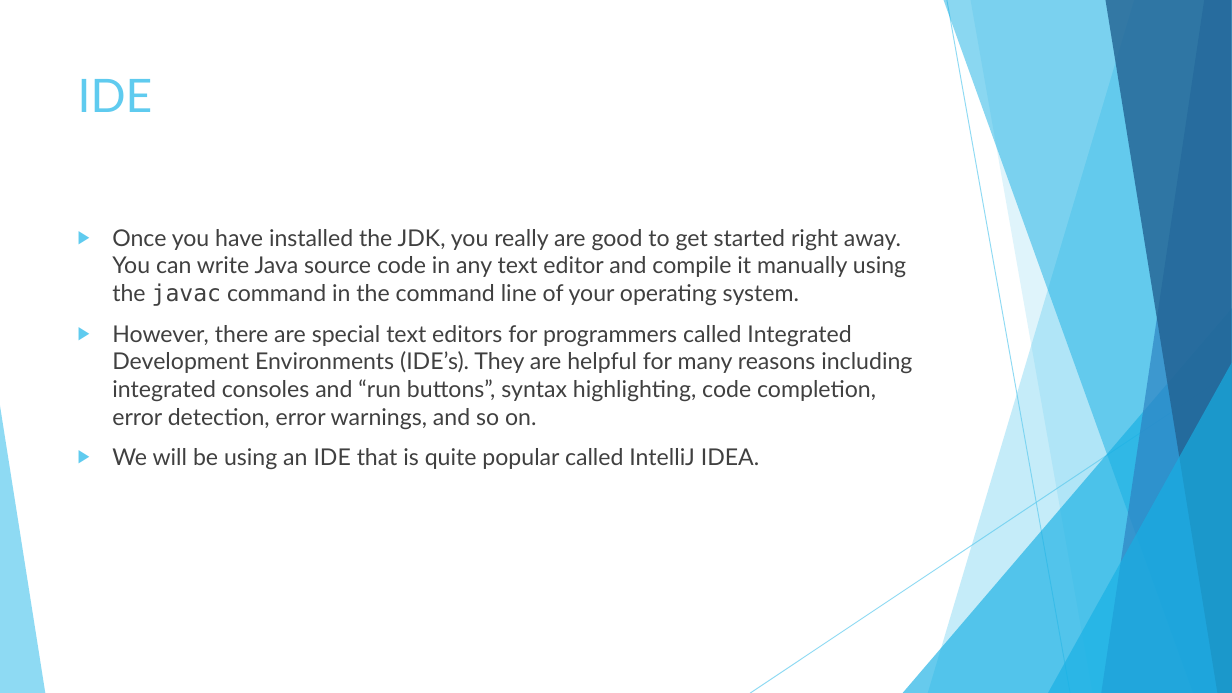
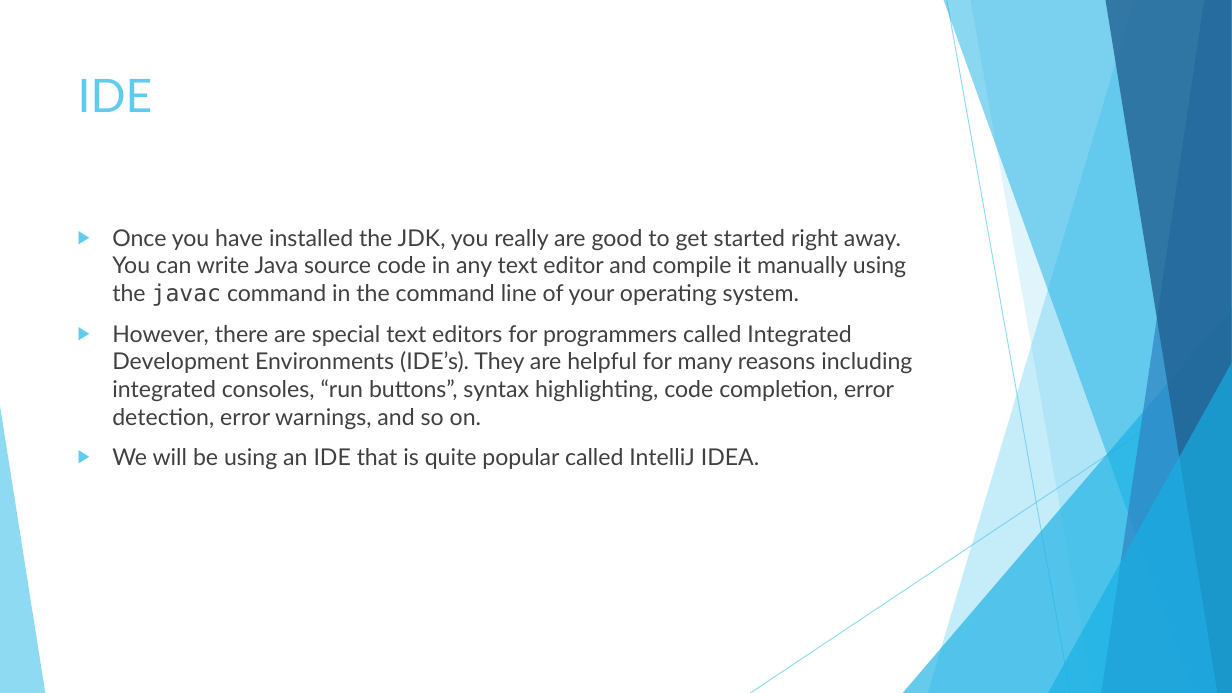
Before and after one commit to JoseRivas1998/Java-Game-Development-For-Absolute-Beginners, a slide deck: slide 8 of Slides/Lesson1.1.pptx. Drawn at 1232x693 pixels with LibreOffice and Linux fonts; fonts in the diff are those of the drawing. Boxes give left, top, right and bottom in pixels: in the first picture for what was removed or moved away, otherwise in the second. Text is boxed around its words. In the diff, an @@ line names an element or a change of style, - is before the commit and + after.

```diff
--- a/Slides/Lesson1.1.pptx
+++ b/Slides/Lesson1.1.pptx
@@ text at [112,325,912,429]: text changed @@
-▶ However, there are special text editors for programmers called Integrated Development Environments (IDE’s). They are helpful for many reasons including integrated consoles and “run buttons”, syntax highlighting, code completion, error detection, error warnings, and so on.
+▶ However, there are special text editors for programmers called Integrated Development Environments (IDE’s). They are helpful for many reasons including integrated consoles, “run buttons”, syntax highlighting, code completion, error detection, error warnings, and so on.
```
Also in this commit, not shown: 1 other slide changed, 3 other files.
